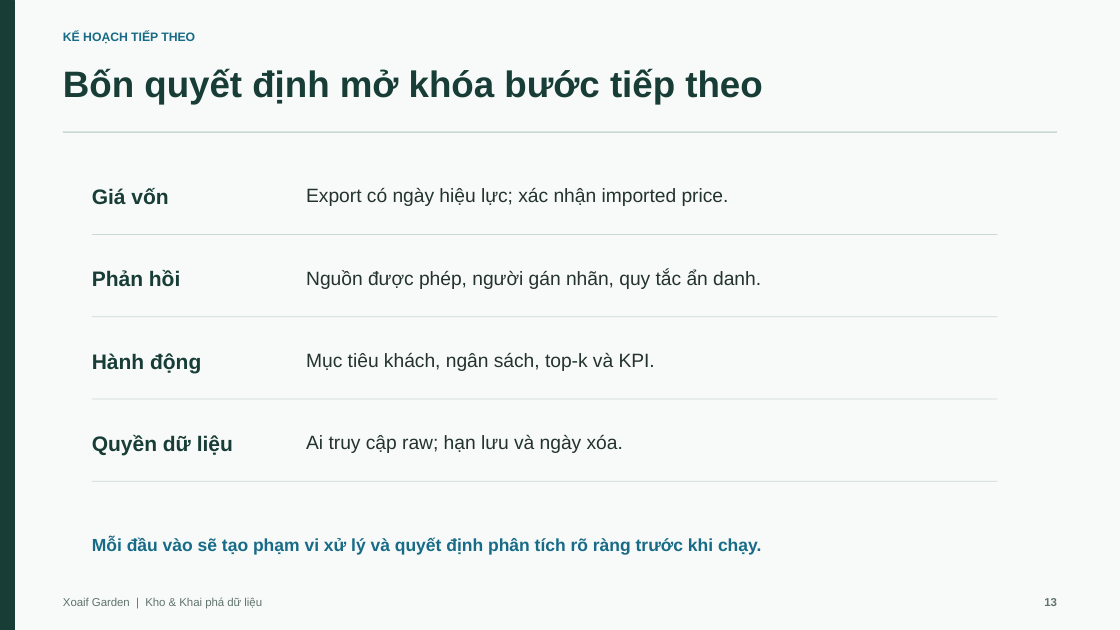
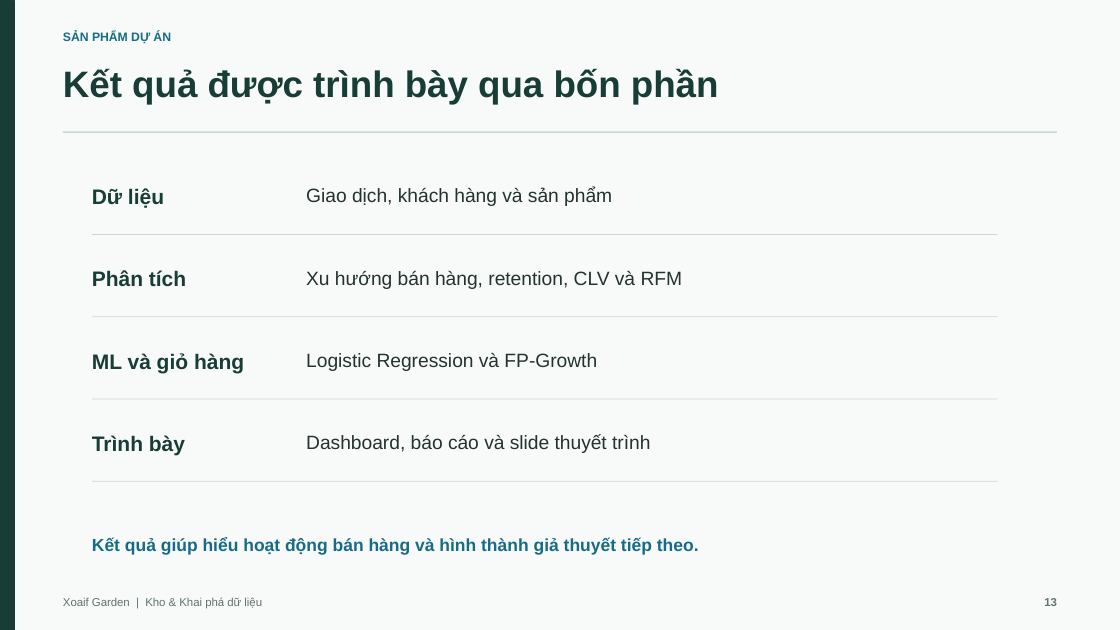
Before and after one commit to nguyenducanh03112005/Xoaif, a slide deck: slide 13 of slides/Xoaif_Final.pptx. Drawn at 1120x630 pixels with LibreOffice and Linux fonts; fonts in the diff are those of the drawing. Boxes give left, top, right and bottom in pixels: in the first picture for what was removed or moved away, otherwise in the second. Text is boxed around its words. In the diff, an @@ line names an element or a change of style, - is before the commit and + after.

```diff
--- a/slides/Xoaif_Final.pptx
+++ b/slides/Xoaif_Final.pptx
@@ text at (x1=63, y1=32, x2=171, y2=43): text changed @@
-KẾ HOẠCH TIẾP THEO
+SẢN PHẨM DỰ ÁN
@@ text at (x1=63, y1=69, x2=719, y2=105): text changed @@
-Bốn quyết định mở khóa bước tiếp theo
+Kết quả được trình bày qua bốn phần
@@ text at (x1=92, y1=188, x2=164, y2=208): text changed @@
-Giá vốn
+Dữ liệu
@@ text at (x1=306, y1=188, x2=612, y2=206): text changed @@
-Export có ngày hiệu lực; xác nhận imported price.
+Giao dịch, khách hàng và sản phẩm
@@ text at (x1=92, y1=270, x2=186, y2=287): text changed @@
-Phản hồi
+Phân tích
@@ text at (x1=306, y1=271, x2=683, y2=289): text changed @@
-Nguồn được phép, người gán nhãn, quy tắc ẩn danh.
+Xu hướng bán hàng, retention, CLV và RFM
@@ text at (x1=92, y1=353, x2=244, y2=373): text changed @@
-Hành động
+ML và giỏ hàng
@@ text at (x1=306, y1=353, x2=597, y2=371): text changed @@
-Mục tiêu khách, ngân sách, top-k và KPI.
+Logistic Regression và FP-Growth
@@ text at (x1=92, y1=435, x2=185, y2=456): text changed @@
-Quyền dữ liệu
+Trình bày
@@ text at (x1=306, y1=434, x2=650, y2=453): text changed @@
-Ai truy cập raw; hạn lưu và ngày xóa.
+Dashboard, báo cáo và slide thuyết trình
@@ text at (x1=92, y1=537, x2=699, y2=555): text changed @@
-Mỗi đầu vào sẽ tạo phạm vi xử lý và quyết định phân tích rõ ràng trước khi chạy.
+Kết quả giúp hiểu hoạt động bán hàng và hình thành giả thuyết tiếp theo.
```
Also in this commit, not shown: 12 other slides changed, 1 slide added, 1 slide removed, 7 other files.
